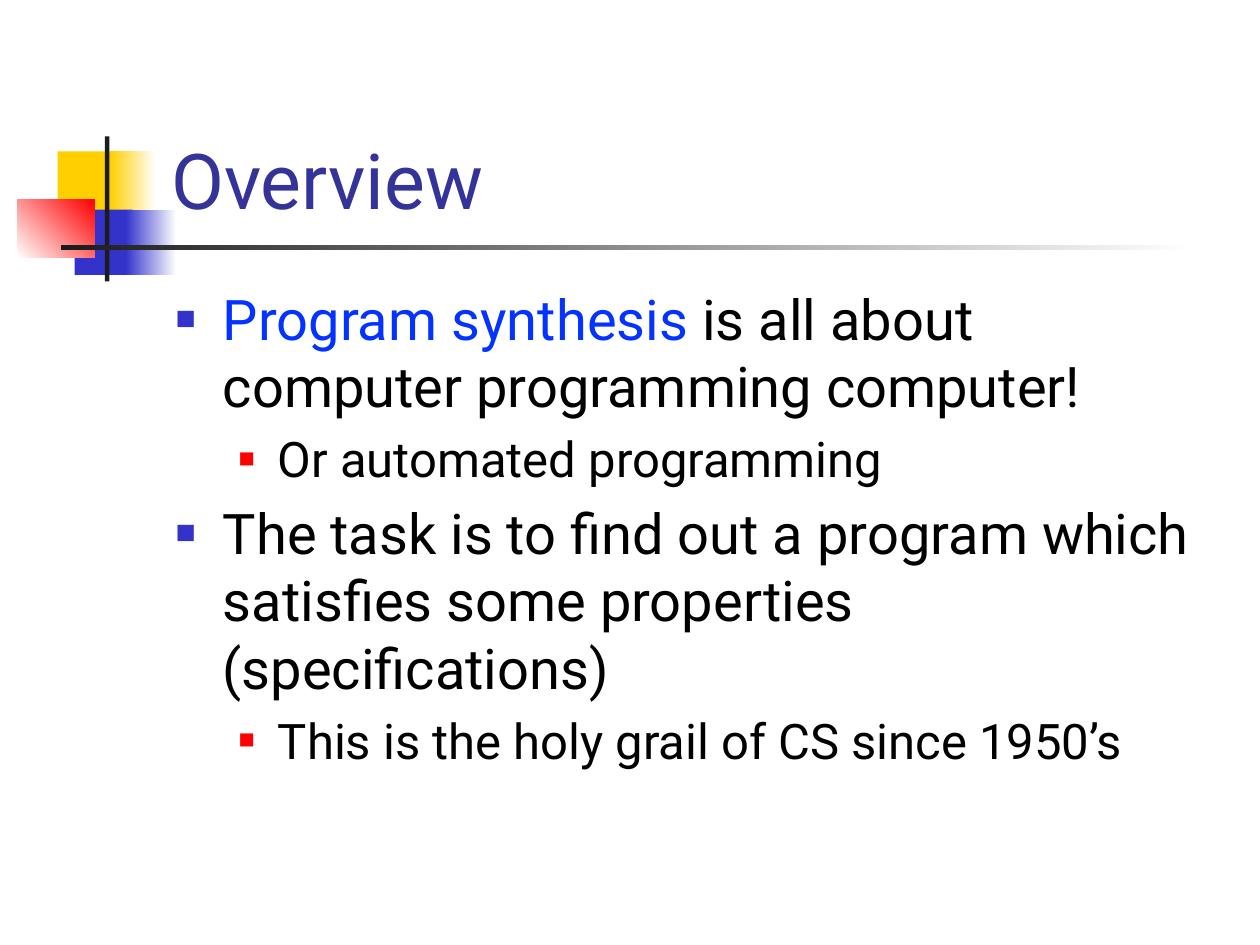
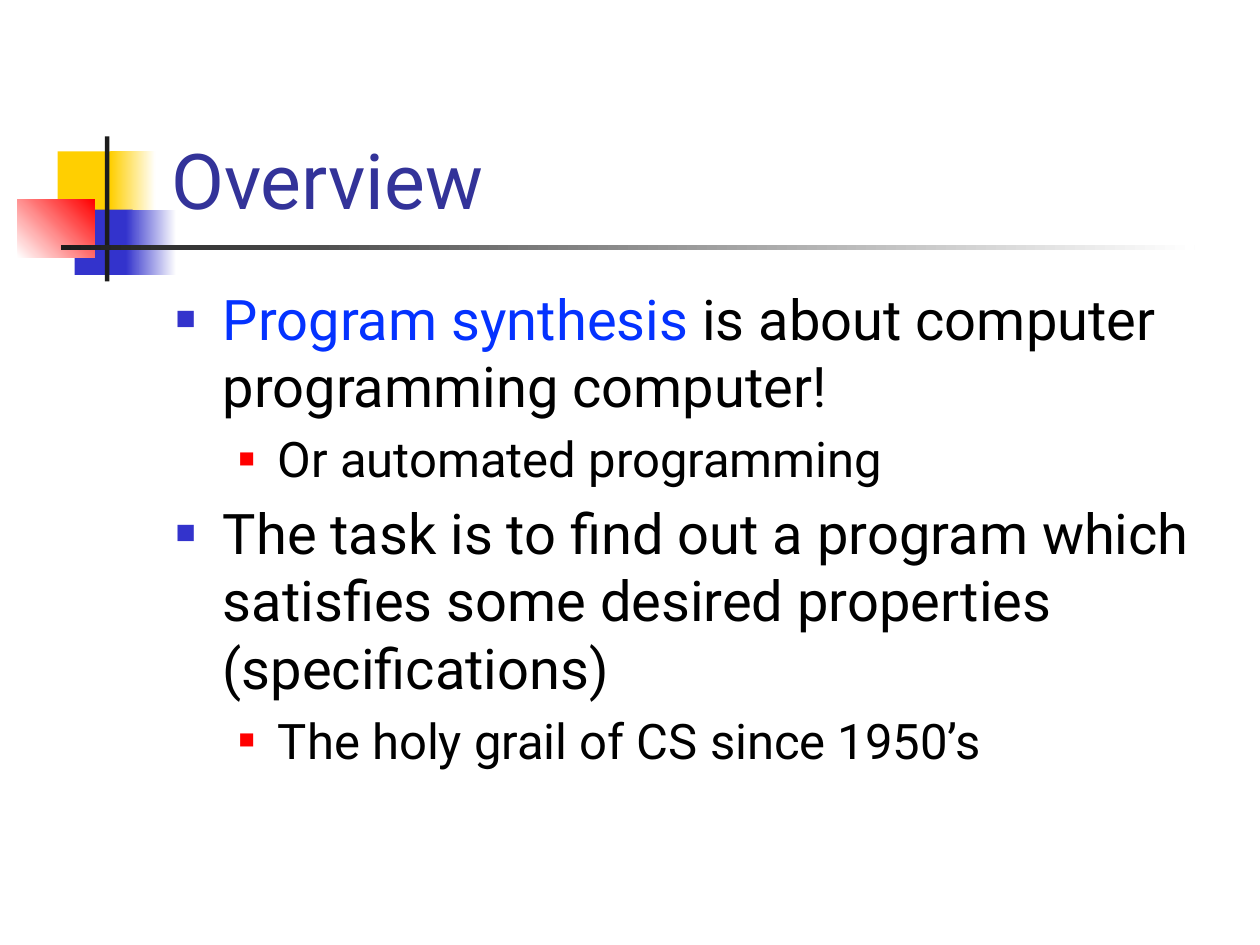
Before and after one commit to csslab-ustc/csslab-ustc.github.io, a slide deck: slide 2 of courses/theory/slides/lec20-synthesis.pptx. Drawn at 1260x945 pixels with LibreOffice and Linux fonts; fonts in the diff are those of the drawing. Boxes give left, top, right and bottom in pixels: in the first picture for what was removed or moved away, otherwise in the second. Text is boxed around its words. In the diff, an @@ line names an element or a change of style, - is before the commit and + after.

```diff
--- a/courses/theory/slides/lec20-synthesis.pptx
+++ b/courses/theory/slides/lec20-synthesis.pptx
@@ text at <box>223,298,1156,419</box>: text changed @@
-■ Program synthesis is all about computer programming computer!
+■ Program synthesis is about computer programming computer!
@@ text at <box>223,511,1189,770</box>: text changed @@
-■ The task is to find out a program which satisfies some properties (specifications)
-  ■ This is the holy grail of CS since 1950’s
+■ The task is to find out a program which satisfies some desired properties (specifications)
+  ■ The holy grail of CS since 1950’s
```
Also in this commit, not shown: 6 other slides changed, 2 slides added, 3 slides removed, 2 other files.
